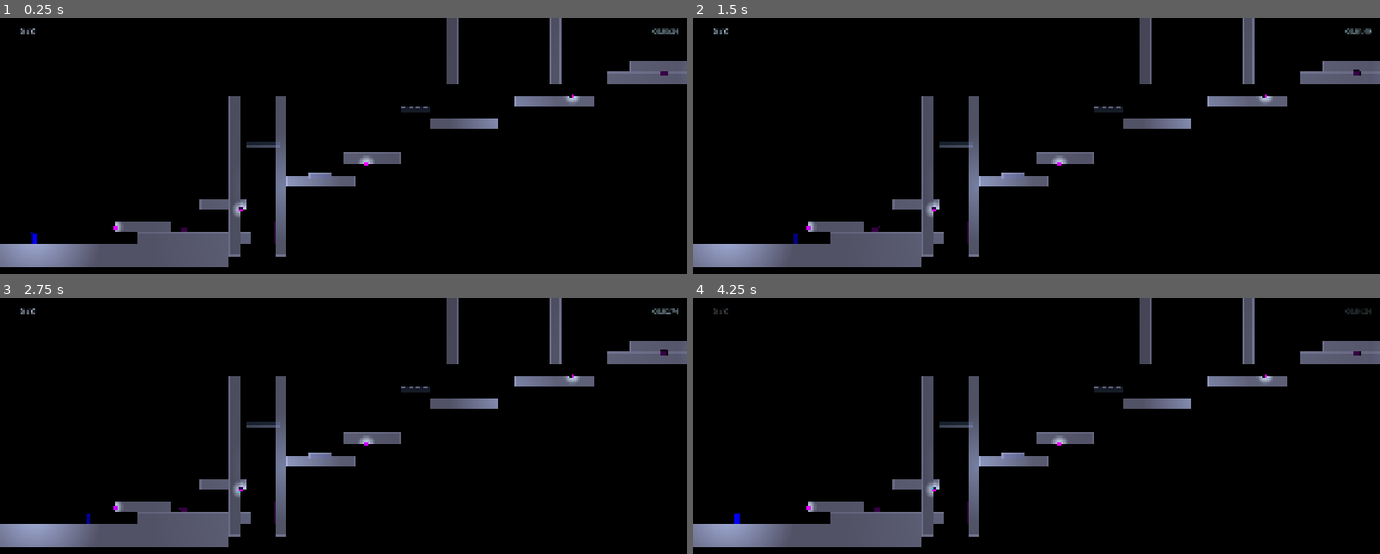
Above: before the commit, frames 1-4 (two rows, left to right).
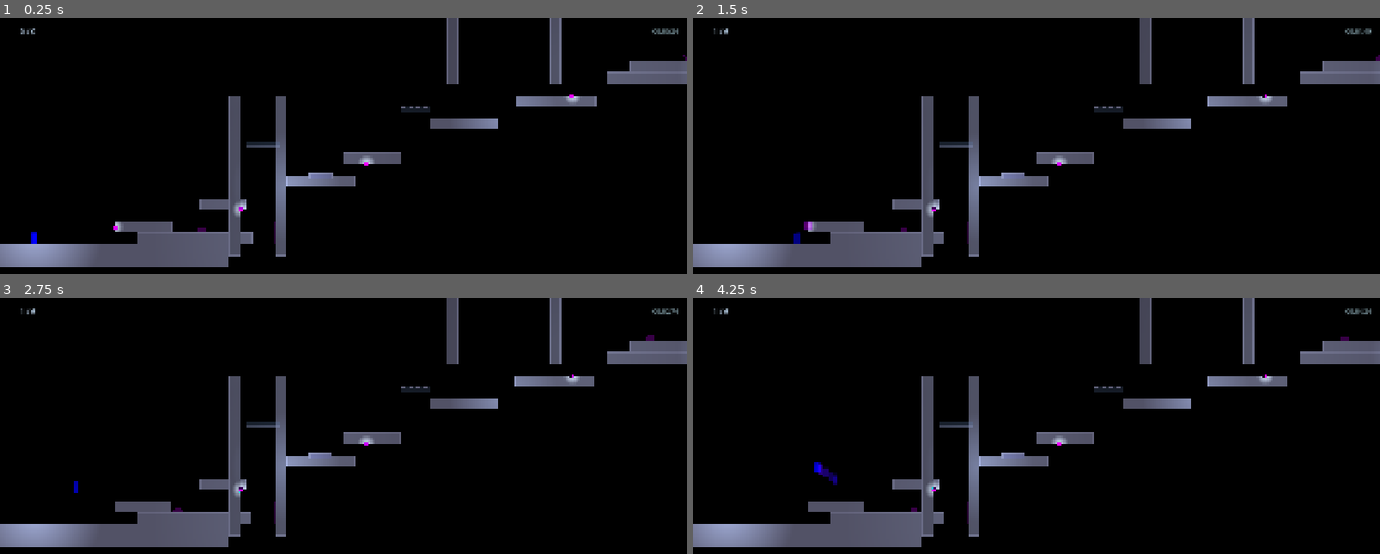
Above: after the commit, the same moments.

Repository: MasuRii/echoes-of-the-void
Game: Godot game, scene res://scenes/levels/level_02_fractured_paths.tscn
Two runs of this game, one before a commit and one after it. Both use one fixed random seed, a clock stepped at 60 frames per second and the inputs below. This scene is started directly instead of the project's main scene. Sound files missing from this copy of the repository are replaced by a short silence.
Inputs (mouse positions are in pixels of both pictures, inside the frame that each line leads up to):
- Up to frame 1 (0.25 s): no input
- Up to frame 2 (1.5 s): tap Enter (ui_accept) at 0.5 s; move the mouse to (1187, 192) at 0.52 s; hold D (move_right) 0.53-1.28 s; tap Space (jump) at 0.6, 0.77, 1.07 s; move the mouse to (899, 230) at 1.27 s; hold A (move_left) from 1.28 s (still down); tap 1 at 1.35 s
- Up to frame 3 (2.75 s): tap Space (jump) at 1.52, 1.55, 1.82, 2.3 s; move the mouse to (412, 405) at 2.02 s; release A (move_left) at 2.03 s; hold D (move_right) from 2.03 s (still down); tap 5 at 2.1 s
- Up to frame 4 (4.25 s): move the mouse to (outside the picture) at 2.77 s; tap M at 2.85 s; tap Space (jump) at 3.02, 3.05, 3.32, 3.77, 3.8, 4.07 s; move the mouse to (1242, 548) at 3.52 s; release D (move_right) at 3.53 s; hold A (move_left) from 3.53 s (still down); tap G at 3.6 s

The runs differ from the first frame. In frame 1, 0.2% of the frame differs, in the area x 4-100%, y 0-89%; in frame 2, 0.2%; in frame 3, 0.2%; in frame 4, 0.4%, in the area x 3-99%, y 4-89%.
Error before the commit: Trying to assign value of type 'Control' to a variable of type 'ColorRect'. (res://scenes/levels/level_base.gd:274)

Commit message:
📚 docs: Add comprehensive README.md project documentation
- Add project overview, features, and quick start guide
- Document game architecture and core systems
- Include setup instructions and development workflow

🏗️ chore: Clean up development and planning files

- Remove temporary planning documents (AGENTS.md, Idea.md, VideoGameBible.md, plan.md)
- Remove OpenCode configuration (opencode.jsonc)
- Remove outdated research notes (godot-best-practices.md)

✨ feat: Improve game architecture and systems

- Enhance state machine with better transition logic and error handling
- Improve level base with spawn point management and death handling
- Refactor shadow crawler enemy AI and behavior patterns
- Update player states (death, fall, jump) for better state transitions
- Add game flow improvements to game manager
- Enhance debug tools (visualizer, spawn debugger) for better development

Diff:
--- a/scenes/enemies/shadow_crawler/shadow_crawler.gd
+++ b/scenes/enemies/shadow_crawler/shadow_crawler.gd
@@ -11,6 +11,9 @@
 @onready var ledge_detector: RayCast2D = $LedgeDetector
 @onready var wall_detector: RayCast2D = $WallDetector
 
+# Cooldown to prevent rapid turning (getting stuck)
+var _turn_cooldown: float = 0.0
+
 
 func _ready() -> void:
 	super._ready()
@@ -19,11 +22,19 @@
 	if sprite != null and sprite.flip_h:
 		facing_direction = -1
 
-	# Ensure raycasts are enabled
+	# Ensure raycasts are enabled and have correct collision masks
 	if ledge_detector != null:
 		ledge_detector.enabled = true
+		# Make sure ledge detector can see platforms (layer 3)
+		ledge_detector.collision_mask = 0
+		ledge_detector.set_collision_mask_value(3, true)  # Layer 3 = platforms
+		# Enable hit_from_inside in case ray starts inside platform collision
+		ledge_detector.hit_from_inside = true
 	if wall_detector != null:
 		wall_detector.enabled = true
+		# Wall detector should also detect platforms
+		wall_detector.collision_mask = 0
+		wall_detector.set_collision_mask_value(3, true)  # Layer 3 = platforms
 
 	# Initialize raycast directions based on starting facing direction
 	_update_raycast_directions()
@@ -36,6 +47,10 @@
 func _physics_process(delta: float) -> void:
 	if is_dead:
 		return
+
+	# Update turn cooldown
+	if _turn_cooldown > 0.0:
+		_turn_cooldown -= delta
 
 	# Apply gravity
 	if not is_on_floor():
@@ -57,10 +72,11 @@
 
 ## Handles patrol movement - walking and turning at ledges/walls.
 func _patrol() -> void:
-	# Check if we should turn around
-	if _should_turn():
+	# Check if we should turn around (respecting cooldown)
+	if _turn_cooldown <= 0.0 and _should_turn():
 		flip_direction()
 		_update_raycast_directions()
+		_turn_cooldown = 0.2 # Brief delay to prevent jitter
 
 	# Move in facing direction
 	velocity.x = facing_direction * move_speed
@@ -85,13 +101,19 @@
 
 ## Updates raycast directions when the crawler turns.
 func _update_raycast_directions() -> void:
-	# Ledge detector should point down and slightly ahead
+	# Ledge detector starts at the crawler's origin (foot level) and points
+	# forward and down to detect floor ahead.
+	# The target goes 16px ahead (past body edge) and 24px down (into where platform should be).
 	if ledge_detector != null:
-		ledge_detector.target_position = Vector2(facing_direction * 12.0, 20.0)
+		ledge_detector.position = Vector2.ZERO  # Start at origin (foot level)
+		ledge_detector.target_position = Vector2(facing_direction * 16.0, 24.0)
+		ledge_detector.force_raycast_update()
 
-	# Wall detector should point forward
+	# Wall detector should point forward past the body edge
+	# Use 14.0 to detect walls slightly before the body collides
 	if wall_detector != null:
-		wall_detector.target_position = Vector2(facing_direction * 10.0, 0.0)
+		wall_detector.target_position = Vector2(facing_direction * 14.0, 0.0)
+		wall_detector.force_raycast_update()
 
 
 ## Override flip_direction to also update sprite.
--- a/scenes/enemies/shadow_crawler/shadow_crawler.tscn
+++ b/scenes/enemies/shadow_crawler/shadow_crawler.tscn
@@ -74,6 +74,9 @@
 [sub_resource type="RectangleShape2D" id="RectangleShape2D_body"]
 size = Vector2(20, 16)
 
+[sub_resource type="RectangleShape2D" id="RectangleShape2D_hitbox"]
+size = Vector2(24, 20)
+
 [node name="ShadowCrawler" type="CharacterBody2D" groups=["enemies"]]
 collision_layer = 2
 collision_mask = 5
@@ -108,13 +111,13 @@
 
 [node name="HitboxShape" type="CollisionShape2D" parent="HitboxComponent"]
 position = Vector2(0, -8)
-shape = SubResource("RectangleShape2D_body")
+shape = SubResource("RectangleShape2D_hitbox")
 
 [node name="LedgeDetector" type="RayCast2D" parent="."]
-target_position = Vector2(12, 20)
+target_position = Vector2(16, 24)
 collision_mask = 5
 
 [node name="WallDetector" type="RayCast2D" parent="."]
 position = Vector2(0, -8)
-target_position = Vector2(10, 0)
+target_position = Vector2(14, 0)
 collision_mask = 5
--- a/scenes/levels/level_02_fractured_paths.tscn
+++ b/scenes/levels/level_02_fractured_paths.tscn
@@ -93,13 +93,13 @@
 [node name="Enemies" type="Node2D" parent="."]
 
 [node name="ShadowCrawler1" parent="Enemies" instance=ExtResource("6_shadow_crawler")]
-position = Vector2(512, 320)
+position = Vector2(544, 320)
 
 [node name="ShadowCrawler2" parent="Enemies" instance=ExtResource("6_shadow_crawler")]
-position = Vector2(1856, -128)
+position = Vector2(1904, -160)
 
 [node name="ShadowCrawler3" parent="Enemies" instance=ExtResource("6_shadow_crawler")]
-position = Vector2(2432, -256)
+position = Vector2(2480, -256)
 
 [node name="Platforms" type="Node2D" parent="."]
 
--- a/scenes/levels/level_base.gd
+++ b/scenes/levels/level_base.gd
@@ -60,6 +60,10 @@
 var _crystals_collected: Array[String] = []
 var _level_completed: bool = false
 
+# Death loop detection
+var _last_respawn_time: int = 0
+var _rapid_death_count: int = 0
+
 # HUD reference
 var _hud: CanvasLayer = null
 
@@ -94,7 +98,27 @@
 	_count_collectibles()
 	_initialize_game_state()
 
+	# Initialize respawn time tracker
+	_last_respawn_time = Time.get_ticks_msec()
+
 	level_started.emit()
+
+
+func _physics_process(_delta: float) -> void:
+	"""Check for player falling out of bounds."""
+	if player == null:
+		return
+
+	# Check if player has fallen below the level bounds
+	# Add a margin of 200 pixels below the camera limit
+	if player.global_position.y > camera_limit_bottom + 200.0:
+		# Only trigger death if not already dead to avoid spamming
+		# We check the state machine's current state name
+		var current_state = player.state_machine.current_state
+		if current_state and current_state.name.to_lower() != "death":
+			print("LevelBase: Player fell out of bounds at Y=%.0f" % player.global_position.y)
+			player.die()
+
 
 
 func _connect_events() -> void:
@@ -104,6 +128,7 @@
 		events.shard_collected.connect(_on_shard_collected)
 		events.crystal_collected.connect(_on_crystal_collected)
 		events.player_died.connect(_on_player_died)
+		events.player_respawned.connect(_on_player_respawned)
 
 
 func _setup_level() -> void:
@@ -270,8 +295,9 @@
 		if not child is StaticBody2D:
 			continue
 
-		# Get the visual rect to determine platform bounds
-		var visual: ColorRect = child.get_node_or_null("Visual")
+		# Get the visual container to determine platform bounds
+		# Note: Visual is a Control node (not ColorRect) containing the visual elements
+		var visual: Control = child.get_node_or_null("Visual")
 		if visual == null:
 			continue
 
@@ -446,9 +472,51 @@
 		_crystals_collected.append(crystal_id)
 
 
+func _on_player_respawned() -> void:
+	"""Handle player respawn event to track death loops."""
+	_last_respawn_time = Time.get_ticks_msec()
+
+
 func _on_player_died() -> void:
-	"""Handle player death. Reset dynamic platforms for fair respawn."""
+	"""Handle player death. Reset dynamic platforms and check for death loops."""
 	_reset_moving_platforms()
+
+	# Check for death loop (rapid repeated deaths)
+	var current_time := Time.get_ticks_msec()
+	# If death happens within 3 seconds of the last respawn/start
+	if current_time - _last_respawn_time < 3000:
+		_rapid_death_count += 1
+	else:
+		_rapid_death_count = 1
+
+	# If player dies 3 times quickly in succession, assume a death loop and reset
+	if _rapid_death_count >= 3:
+		print("LevelBase: Death loop detected (died %d times quickly). Resetting to start." % _rapid_death_count)
+		_reset_to_start_checkpoint()
+		_rapid_death_count = 0
+
+
+func _reset_to_start_checkpoint() -> void:
+	"""Reset the player's checkpoint to the level start position."""
+	if player == null or player_spawn == null:
+		return
+
+	# Safety: Ensure time scale is reset in case of hitstop glitch during death loop
+	Engine.time_scale = 1.0
+
+	# Reset player checkpoint to spawn
+	var start_pos: Vector2 = player_spawn.global_position
+	if player.has_method("set_last_checkpoint"):
+		player.set_last_checkpoint(start_pos)
+	elif "last_checkpoint" in player:
+		player.last_checkpoint = start_pos
+
+	# Clear saved checkpoint in SaveManager so it doesn't persist
+	var save_manager := get_node_or_null("/root/SaveManager")
+	if save_manager:
+		save_manager.clear_checkpoint(scene_file_path)
+
+	print("LevelBase: Reset checkpoint to level start at (%.0f, %.0f)" % [start_pos.x, start_pos.y])
 
 
 ## Resets all moving platforms to their initial positions.
@@ -523,7 +591,13 @@
 		var best_time: float = save_manager.get_best_time(scene_file_path)
 		level_complete.set_best_time(best_time)
 
-	add_child(level_complete)
+	# Create a CanvasLayer to ensure the UI renders on top of everything (HUD, game world)
+	# and stays fixed to the screen regardless of camera position.
+	var ui_layer := CanvasLayer.new()
+	ui_layer.name = "LevelCompleteLayer"
+	ui_layer.layer = 100 # Ensure it's above HUD (usually layer 1)
+	add_child(ui_layer)
+	ui_layer.add_child(level_complete)
 
 
 func _save_level_progress(completion_time: float = 0.0) -> bool:
--- a/scenes/player/states/death_state.gd
+++ b/scenes/player/states/death_state.gd
@@ -3,6 +3,7 @@
 
 ## Player death state - handles death animation and respawn.
 ## Transitions to: Idle (after respawn complete)
+## Uses a SceneTreeTimer for respawn to work correctly during hitstop.
 
 # Preload particle scenes
 const DEATH_PARTICLES_SCENE: PackedScene = preload("res://scenes/effects/particles/death_particles.tscn")
@@ -11,12 +12,16 @@
 # Duration before respawn occurs
 const RESPAWN_DELAY: float = 0.5
 
-# Internal timer for respawn
-var _respawn_timer: float = 0.0
+# Internal state for respawn
 var _has_respawned: bool = false
+var _respawn_timer_started: bool = false
 
 
 func enter() -> void:
+	# CRITICAL: First ensure time_scale is normal in case we're entering death from a stuck state
+	if Engine.time_scale != 1.0:
+		Engine.time_scale = 1.0
+
 	# Stop all movement
 	actor.velocity = Vector2.ZERO
 
@@ -27,9 +32,9 @@
 	# Emit death signal
 	Events.player_died.emit()
 
-	# Reset respawn timer
-	_respawn_timer = RESPAWN_DELAY
+	# Reset respawn state
 	_has_respawned = false
+	_respawn_timer_started = false
 
 	# TODO: Play death animation when available
 	# actor.animation_player.play("death")
@@ -39,6 +44,10 @@
 
 	# Make player semi-transparent during death
 	actor.modulate.a = 0.5
+
+	# Start respawn timer using SceneTreeTimer (ignores time_scale with process_always=true)
+	# Parameters: time, process_always, process_in_physics, ignore_time_scale
+	_start_respawn_timer()
 
 
 func exit() -> void:
@@ -50,19 +59,42 @@
 	actor.modulate.a = 1.0
 
 
-func physics_update(delta: float) -> void:
-	if _has_respawned:
+func physics_update(_delta: float) -> void:
+	# Respawn is now handled by the SceneTreeTimer, not delta-based countdown
+	# This method is kept for potential future animation updates during death
+	pass
+
+
+func _start_respawn_timer() -> void:
+	"""Start the respawn timer using a SceneTreeTimer that ignores time scale."""
+	if _respawn_timer_started:
+		return
+	_respawn_timer_started = true
+
+	# Use SceneTreeTimer with ignore_time_scale=true so it works during hitstop
+	var tree := actor.get_tree()
+	if tree == null:
+		push_warning("DeathState: Tree is null, respawning immediately")
+		_perform_respawn()
 		return
 
-	# Count down respawn timer
-	_respawn_timer -= delta
+	await tree.create_timer(RESPAWN_DELAY, true, false, true).timeout
 
-	if _respawn_timer <= 0.0:
+	# Ensure time_scale is reset (safety fallback in case hitstop got stuck)
+	if Engine.time_scale != 1.0:
+		Engine.time_scale = 1.0
+
+	# Only perform respawn if we haven't already (state might have been exited)
+	if not _has_respawned:
 		_perform_respawn()
 
 
 func _perform_respawn() -> void:
 	_has_respawned = true
+
+	# Safety: ensure time_scale is normal before respawn
+	if Engine.time_scale != 1.0:
+		Engine.time_scale = 1.0
 
 	# Call the player's respawn method
 	actor.respawn()
--- a/scenes/player/states/fall_state.gd
+++ b/scenes/player/states/fall_state.gd
@@ -52,7 +52,7 @@
 		# Only wall slide if pressing toward the wall and falling
 		if (wall_dir == -1 and input_dir < 0) or (wall_dir == 1 and input_dir > 0):
 			if actor.velocity.y > 0:
-				state_machine.transition_to("wall_slide")
+				state_machine.transition_to("wallslide")
 				return
 
 	# Check for jump input
--- a/scenes/player/states/jump_state.gd
+++ b/scenes/player/states/jump_state.gd
@@ -20,7 +20,7 @@
 		var wall_dir: int = actor.get_wall_direction()
 		# Only wall slide if pressing toward the wall
 		if (wall_dir == -1 and input_dir < 0) or (wall_dir == 1 and input_dir > 0):
-			state_machine.transition_to("wall_slide")
+			state_machine.transition_to("wallslide")
 			return
 
 	# Transition to fall when no longer rising
--- a/scripts/autoloads/game_manager.gd
+++ b/scripts/autoloads/game_manager.gd
@@ -213,6 +213,10 @@
 	if duration <= 0.0:
 		return
 
+	# Prevent nested hitstops from permanently freezing the game
+	if Engine.time_scale == 0.0:
+		return
+
 	# Store original time scale (normally 1.0, but could be different)
 	var original_time_scale := Engine.time_scale
 
--- a/scripts/classes/state_machine.gd
+++ b/scripts/classes/state_machine.gd
@@ -7,31 +7,41 @@
 ## Preload the State class to ensure it's available.
 const StateClass = preload("res://scripts/classes/state.gd")
 
-## The initial state to start in when the scene is ready.
-@export var initial_state: Node
+## Path to the initial state to start in when the scene is ready.
+@export var initial_state: NodePath
 
-## Reference to the actor (CharacterBody2D) that this state machine controls.
-@export var actor: CharacterBody2D
+## Path to the actor (CharacterBody2D) that this state machine controls.
+@export var actor: NodePath
 
 ## The currently active state.
 var current_state: Node
+
+## Reference to the resolved actor node.
+var _actor: CharacterBody2D
 
 ## Dictionary mapping state names (lowercase) to State nodes.
 var states: Dictionary = {}
 
 
 func _ready() -> void:
+	# Resolve actor path
+	if actor:
+		_actor = get_node_or_null(actor)
+
+	if _actor == null:
+		push_error("StateMachine: Could not resolve actor path '%s'" % actor)
+		return
+
 	# Populate the states dictionary with all State children
 	for child in get_children():
 		if child is StateClass:
 			states[child.name.to_lower()] = child
 			child.state_machine = self
-			child.actor = actor
+			child.actor = _actor
 
-	# Start with the initial state if set
-	if initial_state:
-		current_state = initial_state
-		current_state.enter()
+	# Defer initial state entry to ensure actor's @onready vars are initialized
+	# This is necessary because child _ready() runs before parent's @onready
+	call_deferred("_enter_initial_state")
 
 
 func _process(delta: float) -> void:
@@ -65,3 +75,21 @@
 
 	current_state = new_state
 	current_state.enter()
+
+
+## Called deferred to enter the initial state after actor's @onready vars are ready.
+func _enter_initial_state() -> void:
+	# Resolve and start with the initial state
+	var start_state: Node = null
+	if initial_state:
+		start_state = get_node_or_null(initial_state)
+
+	# Fallback: if initial_state path didn't resolve, try to find "Idle" state
+	if start_state == null and states.has("idle"):
+		start_state = states["idle"]
+
+	if start_state:
+		current_state = start_state
+		current_state.enter()
+	else:
+		push_error("StateMachine: No initial_state found!")
--- a/scripts/debug/level_visualizer.gd
+++ b/scripts/debug/level_visualizer.gd
@@ -259,7 +259,7 @@
 func _draw_platform_node(platform: Node2D) -> void:
 	"""Draw a single platform node."""
 	# Try to find the visual bounds
-	var visual: ColorRect = platform.get_node_or_null("Visual")
+	var visual: Control = platform.get_node_or_null("Visual")
 	var collision: CollisionShape2D = platform.get_node_or_null("CollisionShape2D")
 
 	var platform_pos := to_local(platform.global_position)
--- a/scripts/debug/spawn_debugger.gd
+++ b/scripts/debug/spawn_debugger.gd
@@ -267,7 +267,7 @@
 		if not child is StaticBody2D:
 			continue
 
-		var visual: ColorRect = child.get_node_or_null("Visual")
+		var visual: Control = child.get_node_or_null("Visual")
 		if visual == null:
 			continue
 
Not shown: 1 places in scenes/levels/level_04_collapse.tscn that only renumber resources
Not shown: 1 places in scenes/levels/level_05_last_echo.tscn that only renumber resources
Not shown, removed: AGENTS.md
Not shown, removed: Idea.md
Not shown, removed: VideoGameBible.md
Not shown, removed: docs/research/godot-4-5-1-best-practices-2025-01-07.md
Not shown, removed: opencode.jsonc
Not shown, removed: plan.md
